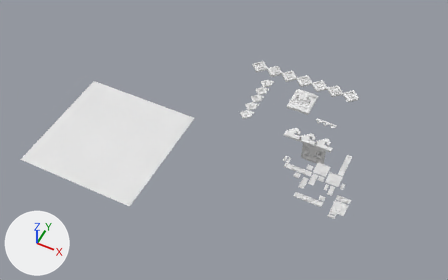
What one commit did to the glTF model assets/wall.glb.
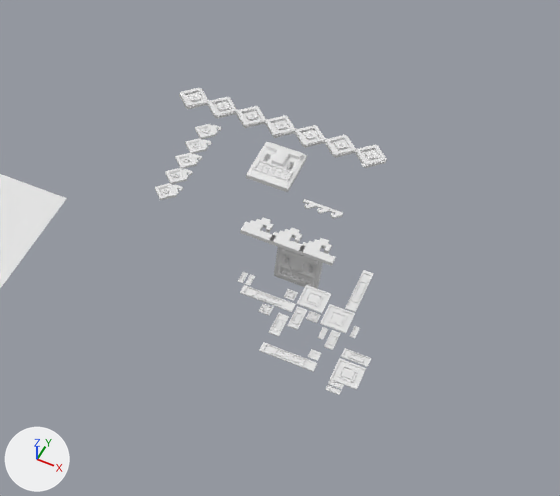
Each version appears first whole from a camera (50 mm lens) standing at (65.0, -224.0, 228.0) and looking at (-31.0, -31.0, -13.0), and next in a close-up on the part from 36% to 100% of the width and 6% to 97% of the height. Arrows for +X, +Y and +Z are at lower left; the lights stay in place. Where no turn or scale is listed for an object, it has been applied to the vertices.

The older version as bpy lines, for what is in view:
```python
me_cube_002 = bpy.data.meshes.new('Cube.002')
me_cube_002.from_pydata(...)  # 570 vertices, 940 faces; spans x -3.2..3.7, y -3.1..29.3, z -0.4..0.4
me_plane = bpy.data.meshes.new('Plane')
me_plane.from_pydata(...)  # 1074 vertices, 2144 faces; spans x -8.62..0.74, y -3.37..7.74, z -0.38..2.39
me_plane_001 = bpy.data.meshes.new('Plane.001')
me_plane_001.from_pydata(...)  # 1074 vertices, 2144 faces; spans x -5.87..5.97, y -21.68..-18.18, z -16.44..-2.51
me_plane_014 = bpy.data.meshes.new('Plane.014')
me_plane_014.from_pydata(...)  # 246 vertices, 384 faces; spans x -6.77..1.76, y -0.7..1.47, z 0.0..0.35
me_plane_032 = bpy.data.meshes.new('Plane.032')
me_plane_032.from_pydata(...)  # 672 vertices, 1264 faces; spans x -32.0..4.9, y -3.2..34.7, z -0.3..0.1
me_plane_035 = bpy.data.meshes.new('Plane.035')
me_plane_035.from_pydata(...)  # 246 vertices, 384 faces; spans x -5.6..19.1, y -4.5..2.2, z 0.0..1.1
ob_head = bpy.data.objects.new('head', me_plane)
ob_head.location = (4.3, -4.3, 1.7)
ob_head.scale = (1.26, 1.26, 1.26)
ob_head_001 = bpy.data.objects.new('head.001', me_plane_001)
ob_head_001.location = (14.8, -3.5, 3.0)
ob_pattern_001 = bpy.data.objects.new('pattern.001', me_cube_002)
ob_pattern_001.location = (-23.8, -21.4, 0.7)
ob_plane_000 = bpy.data.objects.new('Plane.000', me_plane_035)
ob_plane_000.location = (4.8, -21.4, 0.5)
ob_plane_002 = bpy.data.objects.new('Plane.002', me_plane_014)
ob_plane_002.location = (18.0, -9.1, -0.1)
ob_plane_002.scale = (1.26, 1.26, 1.26)
ob_s_019 = bpy.data.objects.new('s.019', me_plane_032)
ob_s_019.location = (37.0, -58.6, 0.8)
# also in view: 'pattern' at (3.0, 15.0, 1.0); 'pattern.002' at (-28.0, 15.0, 1.0); 'Plane.003' at (-88.0, -53.0, -17.0)
```
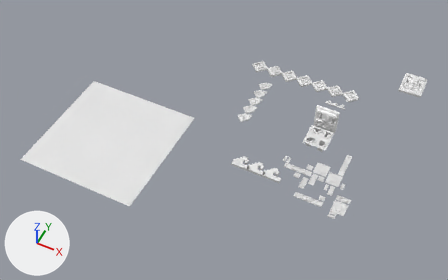
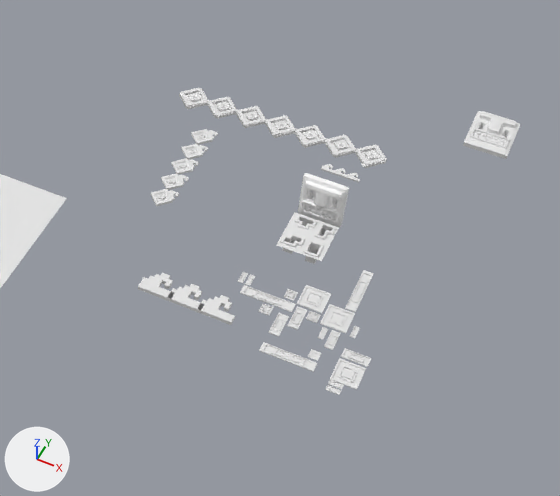
The change, as JSON lines over the scene's bpy script:
```json
{"op": "add", "block": "mat_defaultmaterial", "code": ["mat_defaultmaterial = bpy.data.materials.new('DefaultMaterial')", "mat_defaultmaterial.use_nodes = True; mat_defaultmaterial.node_tree.nodes.clear()", "_N = mat_defaultmaterial.node_tree.nodes; _L = mat_defaultmaterial.node_tree.links", "n0 = _N.new('ShaderNodeOutputMaterial'); n0.name = 'Material Output'", "n1 = _N.new('ShaderNodeBsdfPrincipled'); n1.name = 'Principled BSDF'", "n2 = _N.new('ShaderNodeVertexColor'); n2.name = 'Color Attribute'", "_L.new(n1.outputs[0], n0.inputs[0])  # 'BSDF' to 'Surface'", "_L.new(n2.outputs[0], n1.inputs[0])  # 'Color' to 'Base Color'"]}
{"op": "add", "block": "me_plane_002", "code": ["me_plane_002 = bpy.data.meshes.new('Plane.002')", "me_plane_002.from_pydata(...)  # 686 vertices, 1292 faces; spans x -15.1..0.1, y -10.1..5.9, z -4.3..0.6"]}
{"op": "add", "block": "me_plane_004", "code": ["me_plane_004 = bpy.data.meshes.new('Plane.004')", "me_plane_004.from_pydata(...)  # 1074 vertices, 2144 faces; spans x -5.85..5.99, y -3.89..-0.39, z -6.03..7.96", "me_plane_004.materials.append(mat_defaultmaterial)"]}
{"op": "remove", "block": "ob_head_001", "code": ["ob_head_001 = bpy.data.objects.new('head.001', me_plane_001)", "ob_head_001.location = (14.8, -3.5, 3.0)"]}
{"op": "set", "path": "ob_head.location", "old": "(4.3, -4.3, 1.7)", "new": "(51.9, 33.3, 1.7)"}
{"op": "set", "path": "ob_pattern_001.location", "old": "(-23.8, -21.4, 0.7)", "new": "(-23.8, -23.8, 0.7)"}
{"op": "set", "path": "ob_plane_000.location", "old": "(4.8, -21.4, 0.5)", "new": "(-10.2, -49.6, 0.5)"}
{"op": "set", "path": "ob_plane_002.location", "old": "(18.0, -9.1, -0.1)", "new": "(11.6, 7.1, -0.1)"}
{"op": "set", "path": "ob_plane_002.rotation_euler", "old": "(0.0, 0.0, 0.0)", "new": "(0.0, 0.0, -3.142)", "note": "degrees (0, 0, 0) -> degrees (0, 0, -180)"}
{"op": "add", "block": "ob_runes", "code": ["ob_runes = bpy.data.objects.new('runes', me_plane_002)", "ob_runes.location = (21.0, -17.5, 0.4)", "ob_runes.scale = (0.792, 0.792, 0.792)"]}
{"op": "add", "block": "ob_plane_004", "code": ["ob_plane_004 = bpy.data.objects.new('Plane.004', me_plane_004)", "ob_plane_004.location = (14.5, -6.1, 1.8)"]}
```

Boxes [x1, y1, x2, y2] around the edits, measured in the close-ups (560 x 496 px):
```json
{"object": "head", "change": "moved", "before": [246, 142, 307, 192], "after": [463, 111, 520, 159]}
{"object": "Plane.000", "change": "moved", "before": [240, 217, 335, 266], "after": [138, 273, 235, 325]}
{"object": "pattern.001", "change": "moved", "before": [155, 124, 222, 200], "after": [151, 129, 218, 206]}
{"object": "Plane.004", "change": "added", "after": [298, 173, 349, 228]}
{"object": "runes", "change": "added", "after": [277, 212, 339, 264]}
{"object": "head.001", "change": "deleted", "before": [274, 240, 324, 289]}
{"object": "Plane.002", "change": "moved, turned", "before": [303, 199, 343, 219], "after": [321, 164, 360, 182]}
```
